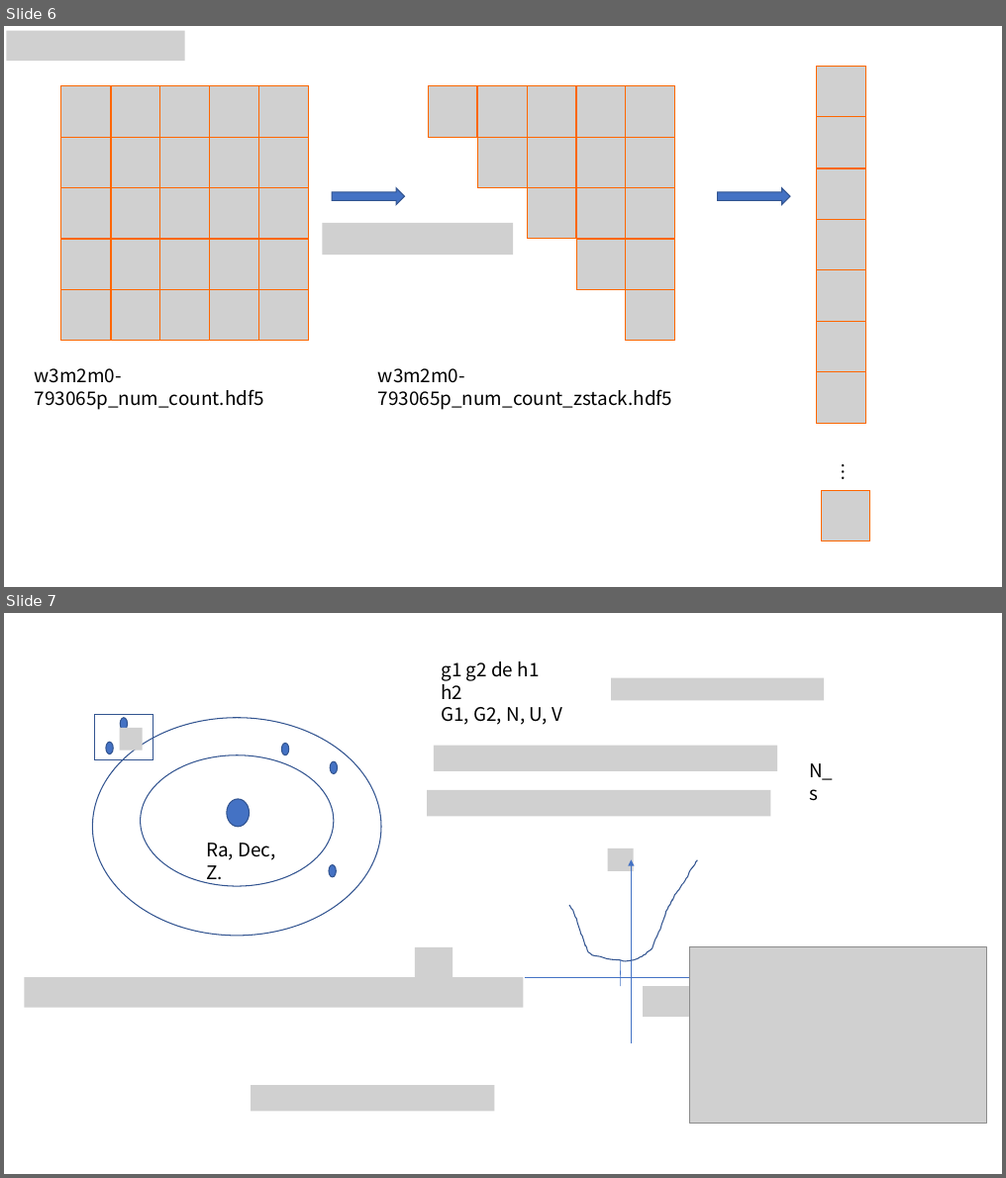
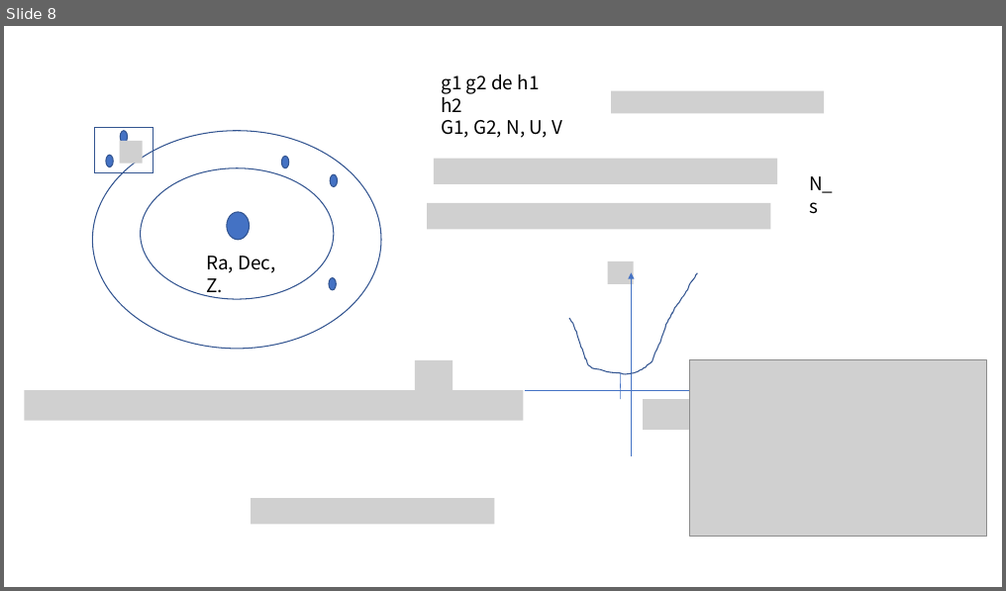
Before and after one commit to hekunlie/astrophy-research, a slide deck: correlation/Fourier_Quad/data_structure.pptx. Shown one above the other, each under a label of ours: slides 6 and 7 before the commit, slide 8 after it. The pictures are 1006x1178 and 1006x591 pixels, drawn with LibreOffice and Linux fonts; fonts in the diff are those of the drawing; grey boxes stand for pictures. Boxes give left, top, right and bottom in pixels: in the first picture for what was removed or moved away, otherwise in the second. Text is boxed around its words. In the diff, an @@ line names an element or a change of style, - is before the commit and + after.

```diff
--- a/correlation/Fourier_Quad/data_structure.pptx
+++ b/correlation/Fourier_Quad/data_structure.pptx
@@ slide 6 removed at (4,26,1002,587), background #FFFFFF @@
@@ picture removed at (6,31,185,61) @@
@@ picture removed at (817,67,866,117) @@
@@ picture removed at (817,117,866,169) @@
@@ picture removed at (816,169,865,220) @@
@@ right arrow removed at (332,188,405,205) @@
@@ right arrow removed at (718,188,790,205) @@
@@ picture removed at (322,223,513,255) @@
@@ picture removed at (816,219,865,271) @@
@@ group removed at (61,86,309,341): 25 pictures @@
@@ group removed at (428,86,675,341): 15 pictures @@
@@ picture removed at (816,271,865,321) @@
@@ picture removed at (816,321,865,372) @@
@@ text removed at (35,369,264,410) @@
-w3m2m0-793065p_num_count.hdf5
@@ text removed at (378,369,673,410) @@
-w3m2m0-793065p_num_count_zstack.hdf5
@@ picture removed at (816,372,865,424) @@
@@ text removed at (821,456,858,476) @@
-…
@@ picture removed at (821,491,870,542) @@
@@ what was slide 7 is now slide 8 @@
```
Also in this commit, not shown: 3 slides changed, 3 slides added, 1 other slide removed.
